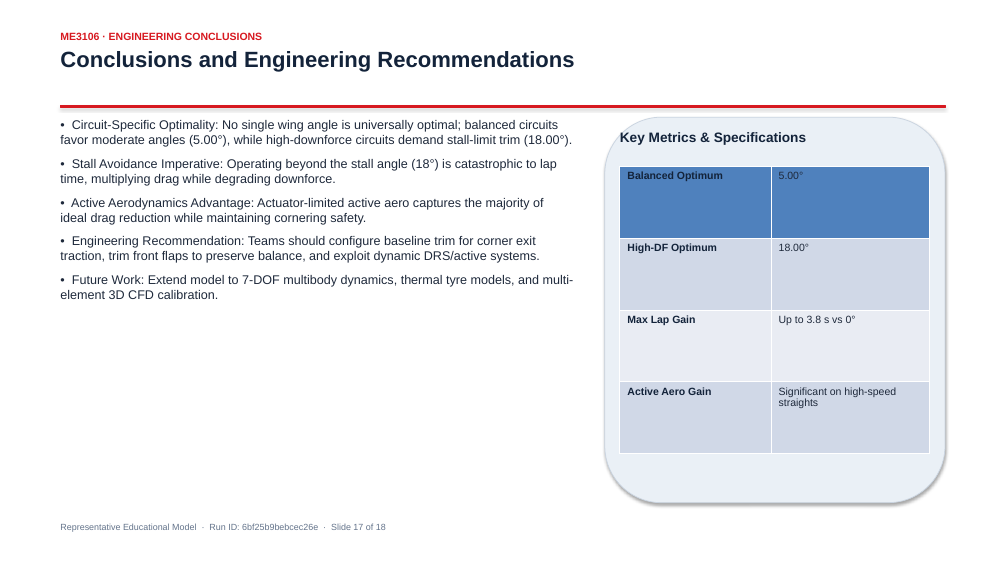
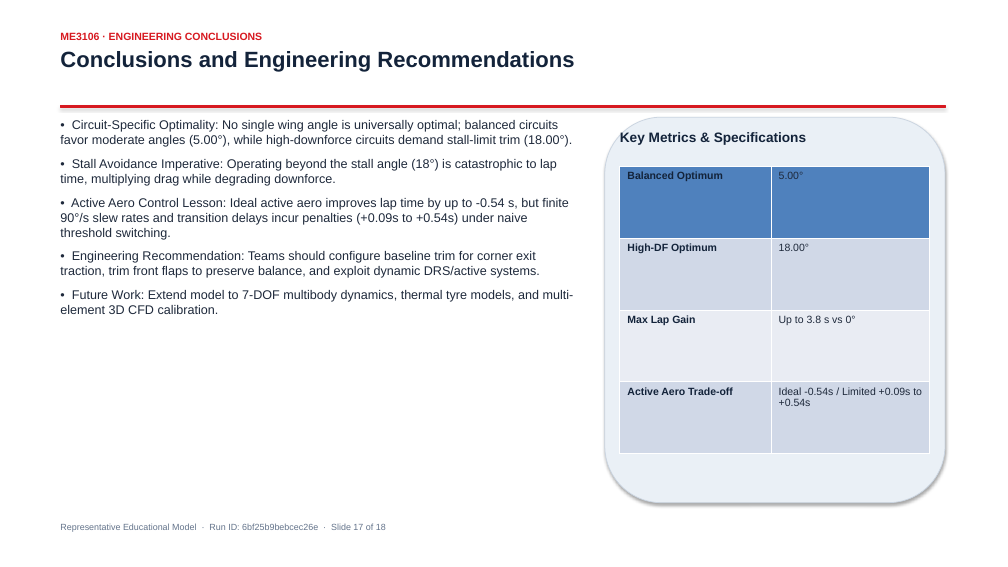
Before and after one commit to 6sLOGAN78/f1-wing-angle-performance, a slide deck: slide 17 of results/presentation/F1_Wing_Angle_Performance_Presentation.pptx. Drawn at 1008x567 pixels with LibreOffice and Linux fonts; fonts in the diff are those of the drawing. Boxes give left, top, right and bottom in pixels: in the first picture for what was removed or moved away, otherwise in the second. Text is boxed around its words. In the diff, an @@ line names an element or a change of style, - is before the commit and + after.

Commit message:
fix: resolve out-of-box test execution, script imports, and active aero parameter consistency

```diff
--- a/results/presentation/F1_Wing_Angle_Performance_Presentation.pptx
+++ b/results/presentation/F1_Wing_Angle_Performance_Presentation.pptx
@@ table at bbox=[620, 166, 930, 454] @@
-row 4, column 1: Active Aero Gain
+row 4, column 1: Active Aero Trade-off
-row 4, column 2: Significant on high-speed straights
+row 4, column 2: Ideal -0.54s / Limited +0.09s to +0.54s
@@ text at bbox=[60, 198, 569, 240]: text changed @@
-• Active Aerodynamics Advantage: Actuator-limited active aero captures the majority of ideal drag reduction while maintaining cornering safety.
+• Active Aero Control Lesson: Ideal active aero improves lap time by up to -0.54 s, but finite 90°/s slew rates and transition delays incur penalties (+0.09s to +0.54s) under naive threshold switching.
```
Also in this commit, not shown: 2 other slides changed, 8 other files.
